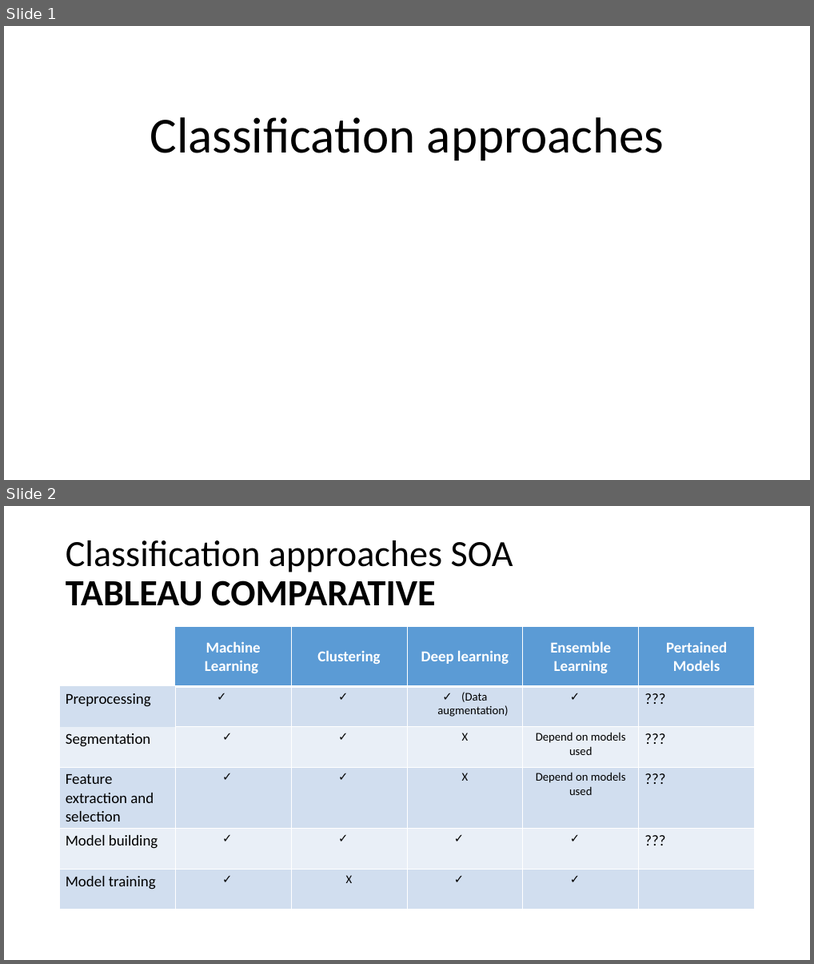
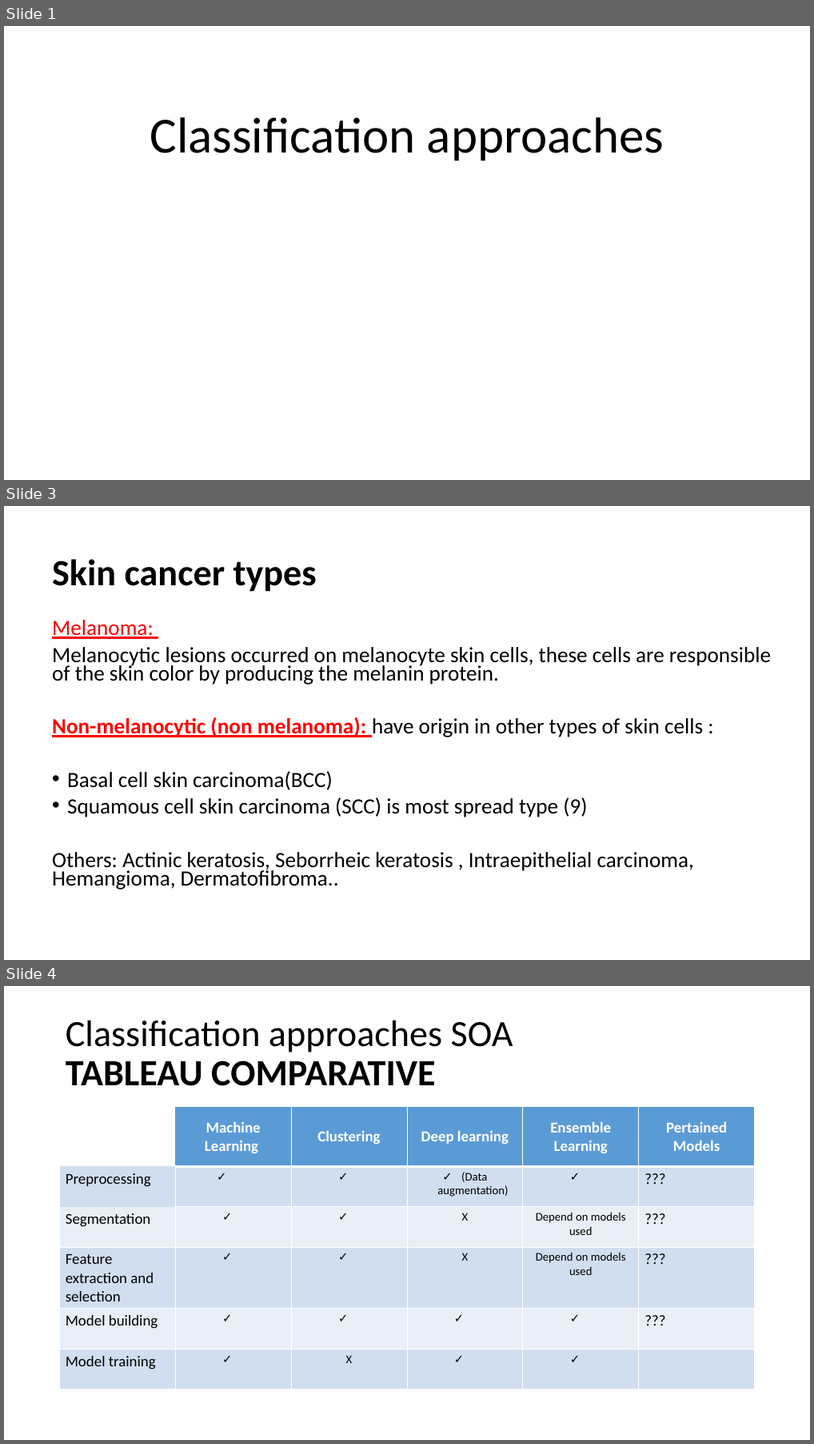
Before and after one commit to abdul-hami/My-thesis, a slide deck: Classification SOA.pptx. Shown one above the other, each under a label of ours: slides 1 and 2 before the commit, slides 1, 3 and 4 after it; the slides between them are not shown. The pictures are 814x964 and 814x1444 pixels, drawn with LibreOffice and Linux fonts; fonts in the diff are those of the drawing. Boxes give left, top, right and bottom in pixels: in the first picture for what was removed or moved away, otherwise in the second. Text is boxed around its words. In the diff, an @@ line names an element or a change of style, - is before the commit and + after.

```diff
--- a/Classification SOA.pptx
+++ b/Classification SOA.pptx
@@ slide 3 added at bbox=[4, 506, 810, 960], background #FFFFFF @@
@@ title added at bbox=[52, 559, 317, 592], 44 pt, text #000000, bold @@
+Skin cancer types
@@ text added at bbox=[52, 620, 771, 889], 25.9 pt, text #000000 @@
+Melanoma:
+Melanocytic lesions occurred on melanocyte skin cells, these cells are responsible of the skin color by producing the melanin protein.
+Non-melanocytic (non melanoma): have origin in other types of skin cells :
+• Basal cell skin carcinoma(BCC)
+• Squamous cell skin carcinoma (SCC) is most spread type (9)
+Others: Actinic keratosis, Seborrheic keratosis , Intraepithelial carcinoma, Hemangioma, Dermatofibroma..
@@ what was slide 2 is now slide 4 @@
```
Also in this commit, not shown: 1 other slide added.
